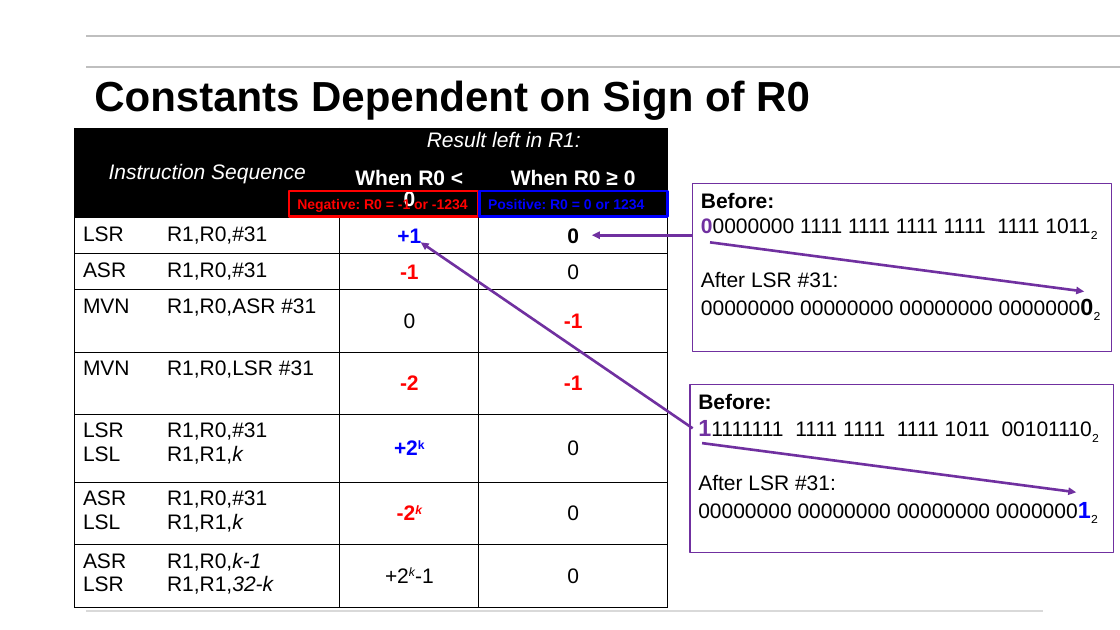
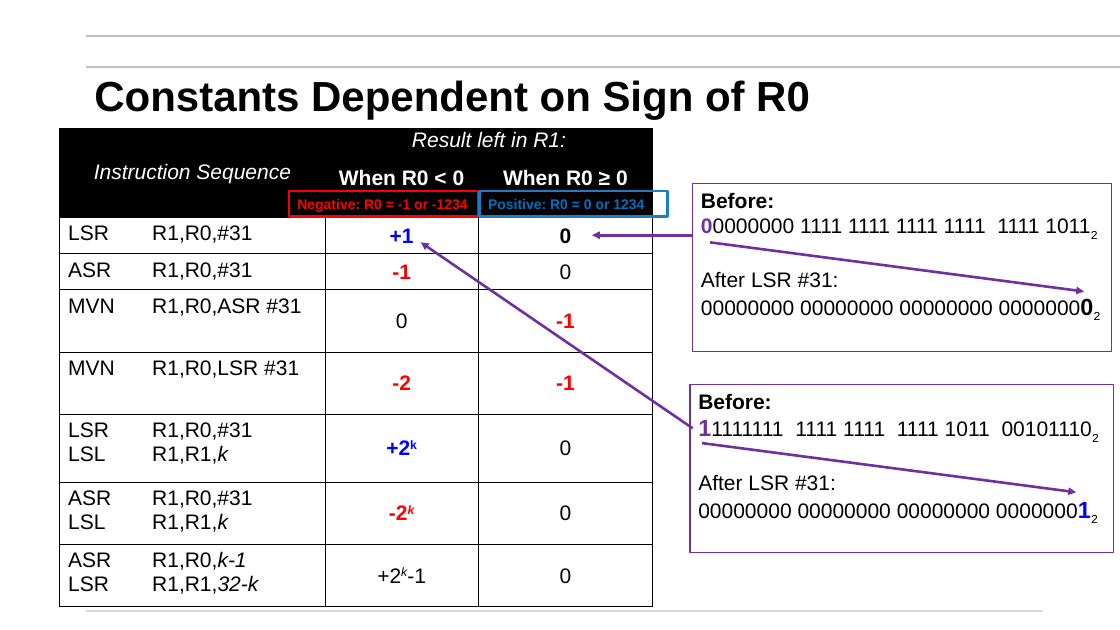
Before and after one commit to mikegrace2/CSEN20-Fall2026-Course-Website, a slide deck: slide 50 of Week06_ManipulatingBits/Ch07_ManipulatingBits_PlusExamples_V4.pptx (slide 49 before the commit). Drawn at 1120x630 pixels with LibreOffice and Linux fonts; fonts in the diff are those of the drawing; background and template pictures are left out. Boxes give left, top, right and bottom in pixels: in the first picture for what was removed or moved away, otherwise in the second. Text is boxed around its words. In the diff, an @@ line names an element or a change of style, - is before the commit and + after.

Commit message:
Move to page

```diff
--- a/Week06_ManipulatingBits/Ch07_ManipulatingBits_PlusExamples_V4.pptx
+++ b/Week06_ManipulatingBits/Ch07_ManipulatingBits_PlusExamples_V4.pptx
@@ table: place and size @@
-table at (75,129,668,607)
+table at (60,129,653,607)
@@ rectangle "Positive: R0 = 0 or ..." at (480,191,668,216): text colour #0000FF to #0070C0; outline #0000FF 2.25 pt to #197EC6 2.25 pt @@
```
Also in this commit, not shown: 4 other slides changed.
